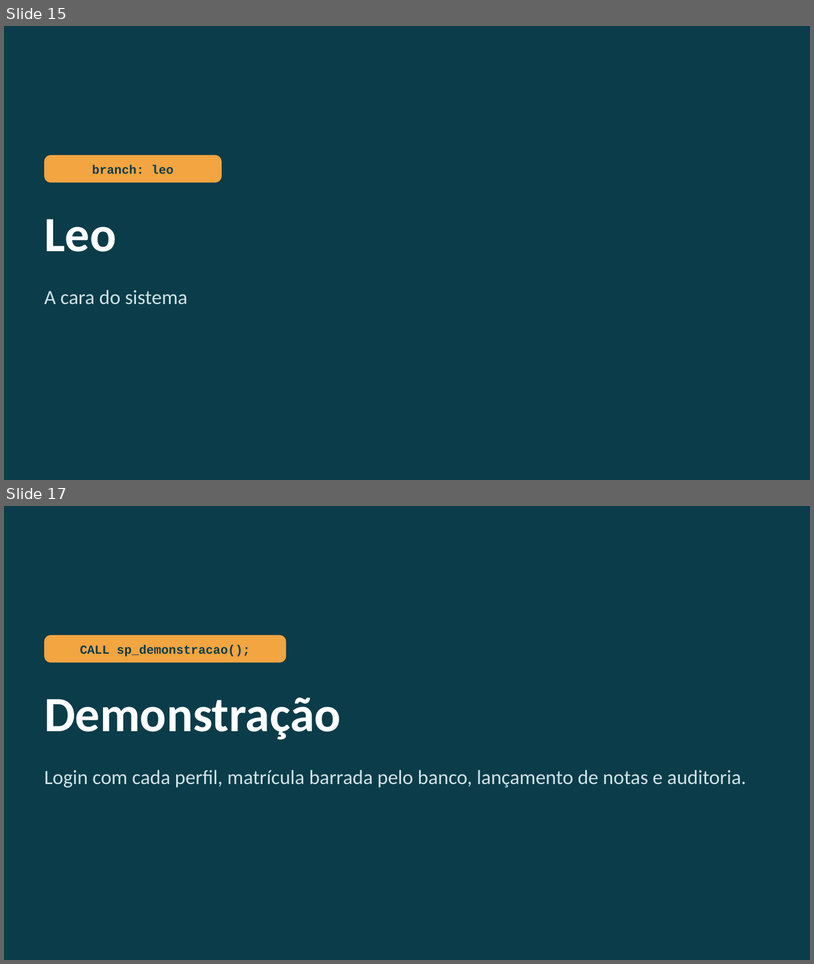
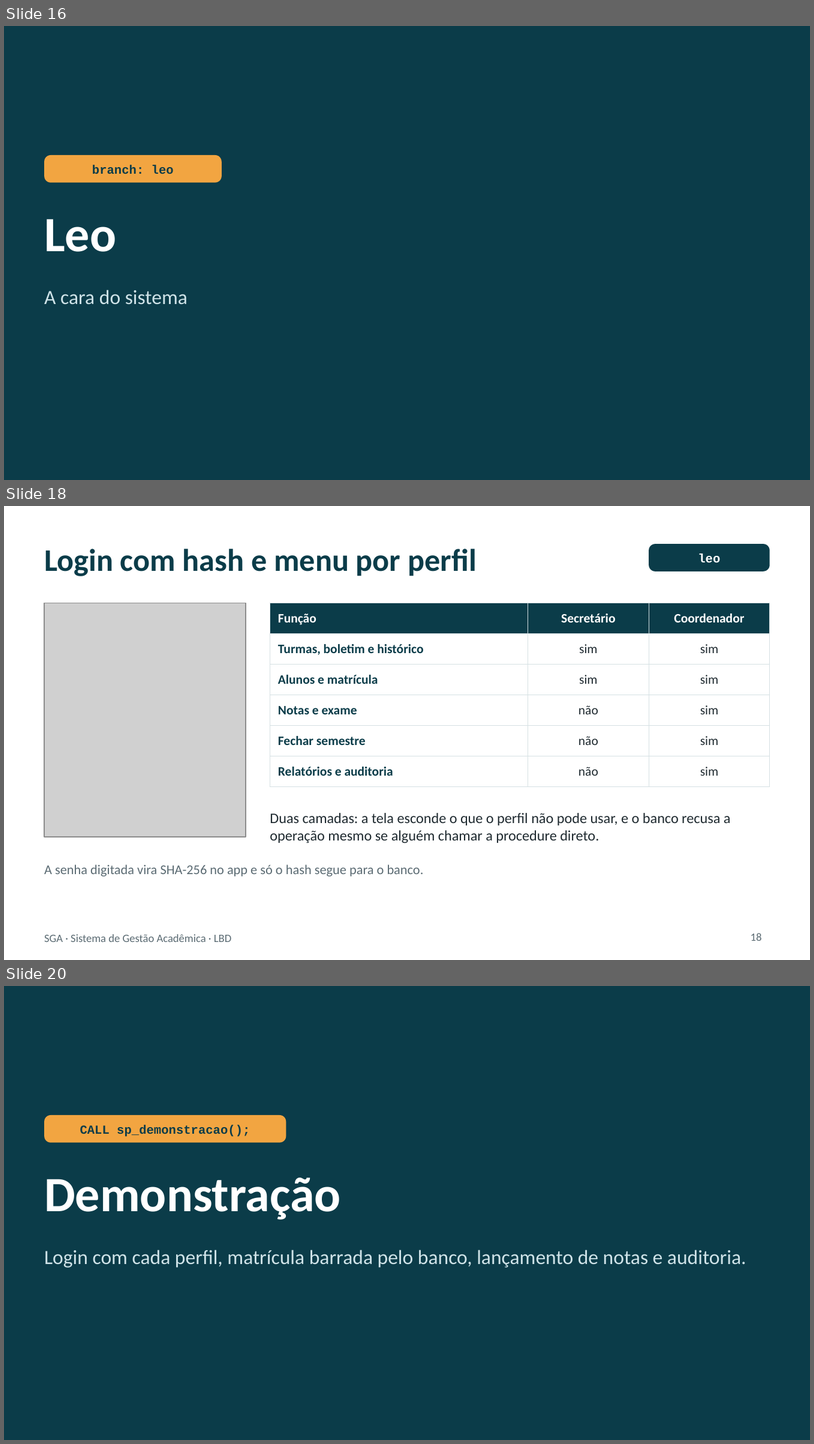
Before and after one commit to Diego-sfrr/AtividadeAvaliativaPOO, a slide deck: apresentacao/SGA_apresentacao.pptx. Shown one above the other, each under a label of ours: slides 15 and 17 before the commit, slides 16, 18 and 20 after it; the slides between them are not shown. The pictures are 814x964 and 814x1444 pixels, drawn with LibreOffice and Linux fonts; fonts in the diff are those of the drawing; grey boxes stand for pictures. Boxes give left, top, right and bottom in pixels: in the first picture for what was removed or moved away, otherwise in the second. Text is boxed around its words. In the diff, an @@ line names an element or a change of style, - is before the commit and + after.

```diff
--- a/apresentacao/SGA_apresentacao.pptx
+++ b/apresentacao/SGA_apresentacao.pptx
@@ slide 18 added at (4,506,810,960), background #FFFFFF @@
@@ text added at (44,549,477,576), 28 pt, text #0B3C49, bold @@
+Login com hash e menu por perfil
@@ rounded rectangle added at (649,544,770,571), fill #0B3C49, 11 pt, text #FFFFFF, bold @@
+leo
@@ picture added at (44,603,246,837) @@
@@ table added at (270,603,770,778), 6 rows, 3 columns @@
+Função | Secretário | Coordenador
+Turmas, boletim e histórico | sim | sim
+Alunos e matrícula | sim | sim
+Notas e exame | não | sim
+Fechar semestre | não | sim
+Relatórios e auditoria | não | sim
@@ text added at (270,813,731,843), 13 pt, text #1F2A30 @@
+Duas camadas: a tela esconde o que o perfil não pode usar, e o banco recusa a operação mesmo se alguém chamar a procedure direto.
@@ text added at (44,864,424,876), 12 pt, text #5B6B73 @@
+A senha digitada vira SHA-256 no app e só o hash segue para o banco.
@@ text added at (44,934,231,942), 10 pt, text #5B6B73 @@
+SGA · Sistema de Gestão Acadêmica · LBD
@@ page number added at (751,933,762,940), 10 pt, text #5B6B73 @@
+18
@@ what was slide 15 is now slide 16 @@
@@ what was slide 17 is now slide 20 @@
```
Also in this commit, not shown: 10 slides changed, 4 other slides added, 2 slides removed, 4 other files.
